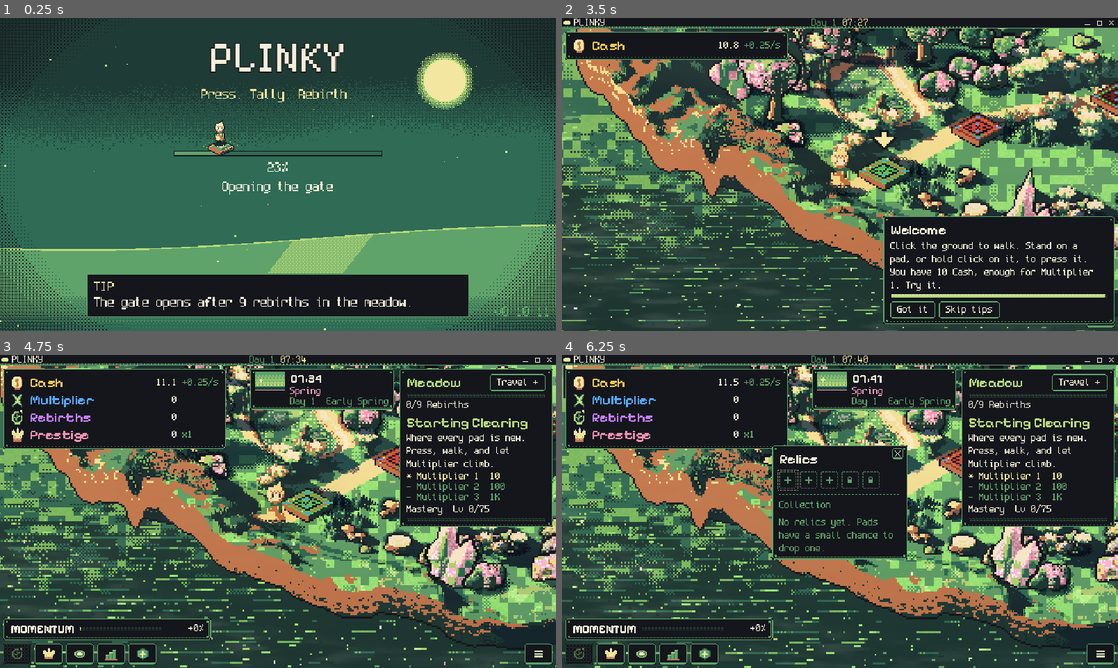
Above: before the commit, frames 1-4 (two rows, left to right).
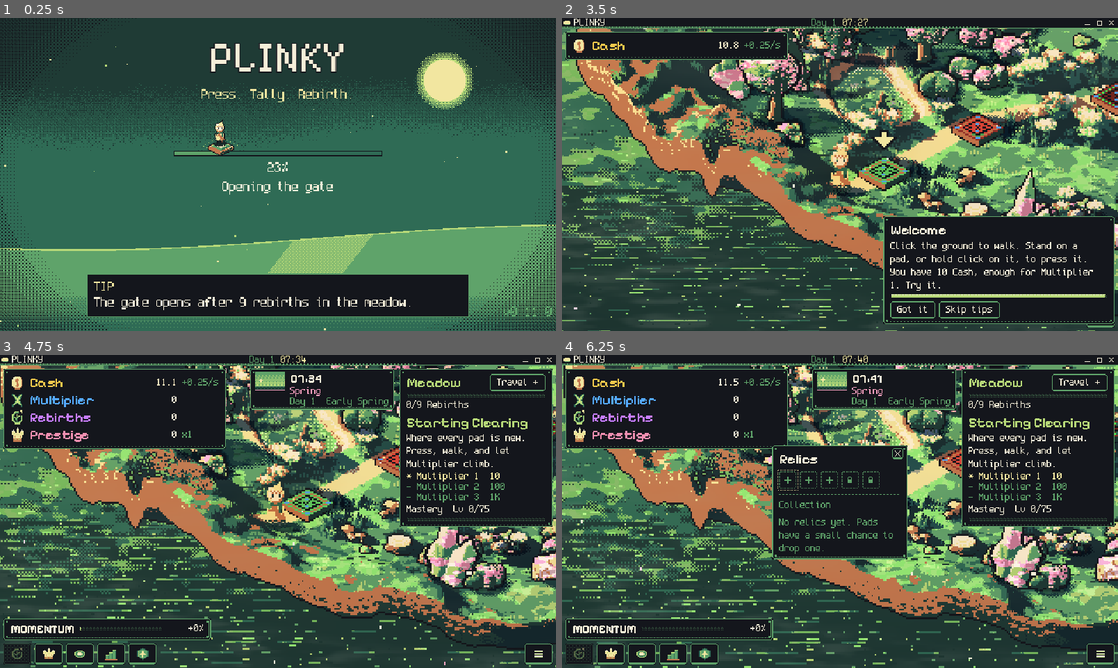
Above: after the commit, the same moments.

Repository: FreezingShock/Plinky
Game: Godot game, scene res://boot/boot.tscn
Two runs of this game, one before a commit and one after it. Both use one fixed random seed, a clock stepped at 60 frames per second and the inputs below.
Inputs (mouse positions are in pixels of both pictures, inside the frame that each line leads up to):
- Up to frame 1 (0.25 s): no input
- Up to frame 2 (3.5 s): tap Enter (ui_accept) at 0.5, 0.77, 1.07 s; move the mouse to (962, 158) at 0.52 s; hold Right (ui_right) 0.53-1.25 s; tap Space at 0.6 s; click (962, 158) at 0.67 s; drag from (728, 190) to (812, 237) at 1.27 s; move the mouse to (895, 105) at 2.02 s; hold Right (ui_right) 2.03-2.75 s; tap 2 at 2.1 s; click (840, 212) at 2.75 s
- Up to frame 3 (4.75 s): click "Skip tips" at 3.5 s; drag from (250, 574) to (111, 464) at 4.27 s
- Up to frame 4 (6.25 s): move the mouse to (1006, 558) at 5.02 s; hold A (plinky_left) 5.03-5.75 s; tap 1 at 5.1 s; tap Enter (ui_accept) at 5.27, 5.57 s; tap R at 5.75 s; drag from (973, 411) to (756, 433) at 5.77 s

The runs differ from the first frame. In frame 1, less than 0.1% of the frame differs, in the area x 89-100%, y 92-96%; in frame 2, 15%, in the area x 0-100%, y 3-100%; in frame 3, 12%; in frame 4, 10%.

Commit message:
Grass redesign: smooth seasonal recolour, blade-tuft ground texture (v0.11.0)
Co-Authored-By: Claude Sonnet 5.5 <noreply@anthropic.com>
Claude-Session: https://claude.ai/code/session_01Pmx9dToGKDX8UC3jaPvmx7

Diff:
--- a/core/build_info.gd
+++ b/core/build_info.gd
@@ -3,7 +3,7 @@
 ## Single source of truth for the game version (docs/versioning.md). Shown on the boot screen and the Update Log, stamped on feedback notes. Keep in step with the
 ## export presets' file_version / short_version and the release tag.
 
-const VERSION: String = "0.10.11"
+const VERSION: String = "0.11.0"
 
 const CHANGELOG_PATH: String = "res://CHANGELOG.md"
 
--- a/world/meadow_life.json
+++ b/world/meadow_life.json
@@ -10,484 +10,484 @@
  ],
  "sway": [
   [
-   358,
-   100
-  ],
-  [
-   387,
-   101
-  ],
-  [
-   340,
+   351,
    102
   ],
   [
-   450,
+   376,
    102
   ],
   [
-   375,
-   103
-  ],
-  [
-   408,
-   114
-  ],
-  [
-   285,
+   390,
+   106
+  ],
+  [
+   411,
+   115
+  ],
+  [
+   359,
    117
-  ],
-  [
-   304,
-   118
-  ],
-  [
-   356,
-   118
-  ],
-  [
-   386,
-   118
   ],
   [
    482,
    118
   ],
   [
-   261,
+   304,
+   120
+  ],
+  [
+   393,
    121
   ],
   [
-   326,
+   276,
+   124
+  ],
+  [
+   317,
+   125
+  ],
+  [
+   413,
+   127
+  ],
+  [
+   442,
    128
   ],
   [
-   450,
-   130
-  ],
-  [
-   419,
+   371,
    131
   ],
   [
-   432,
-   132
-  ],
-  [
-   284,
+   428,
+   134
+  ],
+  [
+   282,
    136
   ],
   [
-   392,
+   354,
    136
   ],
   [
-   471,
-   138
+   317,
+   137
   ],
   [
    511,
    138
   ],
   [
-   352,
-   140
-  ],
-  [
-   249,
-   148
+   470,
+   144
+  ],
+  [
+   389,
+   145
+  ],
+  [
+   255,
+   149
+  ],
+  [
+   609,
+   149
   ],
   [
    202,
    150
   ],
   [
-   334,
-   150
+   237,
+   152
+  ],
+  [
+   343,
+   154
   ],
   [
    544,
    154
   ],
   [
-   590,
-   154
-  ],
-  [
-   607,
-   157
-  ],
-  [
-   230,
+   292,
    158
   ],
   [
-   356,
-   158
-  ],
-  [
-   454,
-   158
-  ],
-  [
-   483,
+   271,
    159
   ],
   [
-   388,
+   363,
    160
   ],
   [
-   418,
-   160
-  ],
-  [
-   309,
-   165
-  ],
-  [
-   262,
+   409,
+   161
+  ],
+  [
+   449,
+   161
+  ],
+  [
+   189,
+   162
+  ],
+  [
+   207,
+   162
+  ],
+  [
+   328,
+   164
+  ],
+  [
+   86,
    166
   ],
   [
-   349,
-   171
+   140,
+   168
+  ],
+  [
+   70,
+   170
+  ],
+  [
+   306,
+   170
   ],
   [
    594,
    171
   ],
   [
-   175,
-   173
-  ],
-  [
-   190,
-   173
-  ],
-  [
-   78,
+   177,
+   172
+  ],
+  [
+   264,
    174
   ],
   [
-   280,
+   381,
    174
   ],
   [
-   584,
-   174
-  ],
-  [
-   469,
-   175
-  ],
-  [
-   143,
+   292,
    176
   ],
   [
-   426,
-   180
-  ],
-  [
-   449,
-   184
-  ],
-  [
-   377,
-   185
-  ],
-  [
-   159,
-   188
-  ],
-  [
-   217,
-   188
-  ],
-  [
-   304,
-   188
-  ],
-  [
-   477,
+   457,
+   177
+  ],
+  [
+   352,
+   178
+  ],
+  [
+   415,
+   178
+  ],
+  [
+   234,
+   182
+  ],
+  [
+   158,
+   187
+  ],
+  [
+   219,
+   187
+  ],
+  [
+   479,
+   187
+  ],
+  [
+   386,
+   189
+  ],
+  [
+   454,
    190
   ],
   [
-   275,
-   191
-  ],
-  [
-   460,
+   265,
    192
   ],
   [
-   244,
+   294,
+   193
+  ],
+  [
+   437,
+   195
+  ],
+  [
+   360,
    196
   ],
   [
-   390,
-   196
-  ],
-  [
-   406,
-   196
+   415,
+   197
+  ],
+  [
+   479,
+   198
   ],
   [
    569,
    198
   ],
   [
-   590,
+   599,
    198
   ],
   [
-   437,
-   201
-  ],
-  [
-   368,
-   204
-  ],
-  [
-   382,
+   140,
+   202
+  ],
+  [
+   398,
+   202
+  ],
+  [
+   278,
+   208
+  ],
+  [
+   157,
    210
   ],
   [
-   468,
+   431,
    212
   ],
   [
-   498,
-   212
-  ],
-  [
-   279,
-   213
-  ],
-  [
-   307,
+   464,
    214
+  ],
+  [
+   174,
+   215
   ],
   [
    47,
    216
   ],
   [
-   600,
-   216
-  ],
-  [
-   453,
+   386,
    217
   ],
   [
-   438,
-   218
-  ],
-  [
-   397,
+   85,
    219
+  ],
+  [
+   499,
+   219
+  ],
+  [
+   441,
+   220
+  ],
+  [
+   484,
+   220
   ],
   [
    204,
    223
   ],
   [
-   94,
+   348,
+   224
+  ],
+  [
+   364,
    226
   ],
   [
-   356,
-   226
-  ],
-  [
-   370,
-   226
-  ],
-  [
-   485,
-   229
-  ],
-  [
-   220,
+   222,
    230
   ],
   [
-   322,
-   230
-  ],
-  [
-   286,
-   232
+   307,
+   233
+  ],
+  [
+   517,
+   233
+  ],
+  [
+   50,
+   234
+  ],
+  [
+   294,
+   234
+  ],
+  [
+   331,
+   234
+  ],
+  [
+   180,
+   240
+  ],
+  [
+   588,
+   240
+  ],
+  [
+   235,
+   241
+  ],
+  [
+   495,
+   241
+  ],
+  [
+   347,
+   242
+  ],
+  [
+   149,
+   244
+  ],
+  [
+   276,
+   248
+  ],
+  [
+   478,
+   249
+  ],
+  [
+   540,
+   249
+  ],
+  [
+   314,
+   252
+  ],
+  [
+   342,
+   252
+  ],
+  [
+   290,
+   254
   ],
   [
    524,
-   232
-  ],
-  [
-   305,
-   233
-  ],
-  [
-   56,
-   237
-  ],
-  [
-   512,
-   238
-  ],
-  [
-   176,
-   240
-  ],
-  [
-   589,
-   240
-  ],
-  [
-   234,
-   242
-  ],
-  [
-   544,
-   242
-  ],
-  [
-   488,
-   244
-  ],
-  [
-   345,
-   245
-  ],
-  [
-   300,
-   246
-  ],
-  [
-   318,
-   246
-  ],
-  [
-   286,
-   248
-  ],
-  [
-   38,
-   252
-  ],
-  [
-   74,
-   252
-  ],
-  [
-   476,
-   252
-  ],
-  [
-   231,
-   253
-  ],
-  [
-   528,
    254
   ],
   [
-   267,
-   257
+   331,
+   258
   ],
   [
    594,
    258
   ],
   [
-   246,
-   260
+   247,
+   259
   ],
   [
    554,
    261
   ],
   [
-   180,
-   264
-  ],
-  [
-   162,
-   266
-  ],
-  [
-   323,
+   219,
+   262
+  ],
+  [
+   269,
+   263
+  ],
+  [
+   161,
+   265
+  ],
+  [
+   176,
    272
   ],
   [
-   289,
-   273
-  ],
-  [
-   278,
+   352,
+   272
+  ],
+  [
+   294,
    274
   ],
   [
-   206,
+   482,
    278
-  ],
-  [
-   68,
-   279
   ],
   [
    89,
    282
   ],
   [
-   216,
-   282
-  ],
-  [
-   468,
-   282
-  ],
-  [
-   242,
+   210,
    284
   ],
   [
-   339,
-   285
-  ],
-  [
-   370,
-   290
-  ],
-  [
-   257,
-   293
-  ],
-  [
-   353,
-   293
-  ],
-  [
-   452,
-   300
+   466,
+   284
+  ],
+  [
+   234,
+   286
+  ],
+  [
+   315,
+   286
+  ],
+  [
+   256,
+   288
+  ],
+  [
+   296,
+   288
+  ],
+  [
+   352,
+   292
+  ],
+  [
+   479,
+   296
   ],
   [
    319,
-   303
-  ],
-  [
-   339,
+   302
+  ],
+  [
+   337,
+   302
+  ],
+  [
+   454,
+   302
+  ],
+  [
+   304,
    306
   ],
   [
    351,
    308
-  ],
-  [
-   302,
-   312
   ]
  ],
  "lights": [
@@ -530,9 +530,9 @@
   ]
  ],
  "drift": [
-  50,
-  112,
-  545,
-  188
+  59,
+  114,
+  538,
+  182
  ]
 }
Binary file changed: assets/art/zone1/meadow3d/ground.png
Binary file changed: assets/art/zone1/meadow3d/ground_fg.png
Binary file changed: assets/art/zone1/meadow3d/ground_n.png
Binary file changed: assets/art/zone1/meadow3d/preview_full.png
Binary file changed: assets/art/zone1b/larkmoor/ground.png
Binary file changed: assets/art/zone1b/larkmoor/ground_fg.png
Binary file changed: assets/art/zone1b/larkmoor/ground_n.png
Binary file changed: assets/art/zone1b/larkmoor/preview_full.png
Not shown, changed: export_presets.cfg
Not shown, changed: render/shaders/season.gdshaderinc
Not shown, changed: CHANGELOG.md
Not shown, changed: docs/decisions.md
